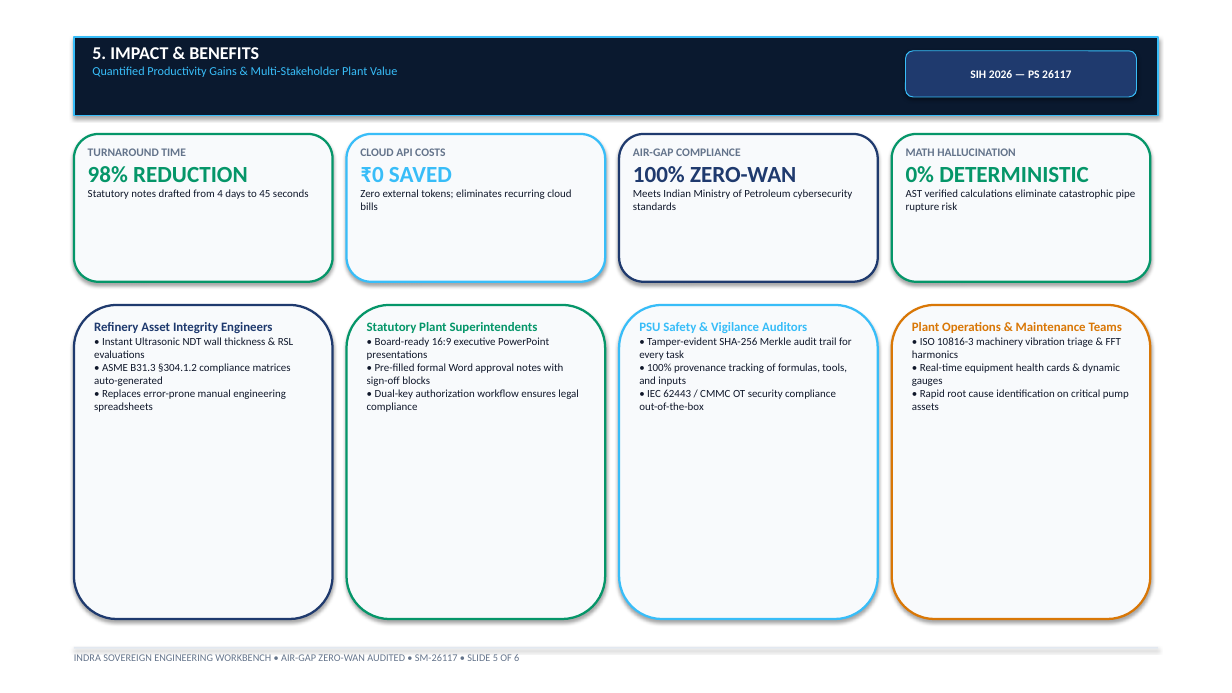
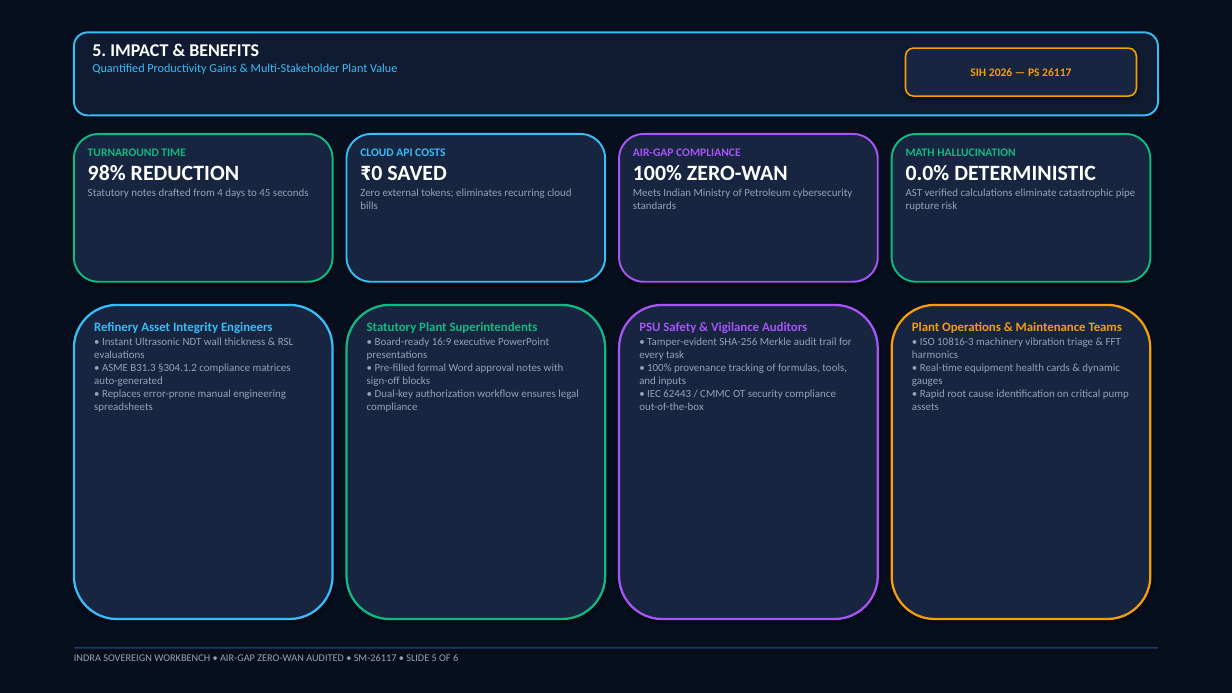
Before and after one commit to prushidhar/SIH260117, a slide deck: slide 5 of INDRA_SIH_Winning_Deck_6_Slides.pptx. Drawn at 1232x693 pixels with LibreOffice and Linux fonts; fonts in the diff are those of the drawing. Boxes give left, top, right and bottom in pixels: in the first picture for what was removed or moved away, otherwise in the second. Text is boxed around its words. In the diff, an @@ line names an element or a change of style, - is before the commit and + after.

Commit message:
feat(ppt): upgrade SIH presentation to military-grade dark theme across all 6 slides

```diff
--- a/INDRA_SIH_Winning_Deck_6_Slides.pptx
+++ b/INDRA_SIH_Winning_Deck_6_Slides.pptx
@@ rectangle: place and size @@
-rectangle at (74, 37, 1158, 116)
+rectangle at (0, 0, 1232, 693)
@@ rectangle at (0, 0, 1232, 693): fill #0A192F to #070F1E; outline #38BDF8 1.5 pt to none @@
@@ rounded rectangle added at (74, 32, 1158, 116), fill #0F1B30, outline #38BDF8 1.5 pt @@
@@ rounded rectangle "SIH 2026 — PS 26117" at (906, 48, 1137, 96): text colour #FFFFFF to #F59E0B; fill #1F3A6E to #172541; outline #38BDF8 0.75 pt to #F59E0B 1.25 pt @@
@@ rounded rectangle at (74, 134, 333, 282): fill #F8FAFC to #172541; outline #059669 1.75 pt to #10B981 1.5 pt @@
@@ text "TURNAROUND TIME" at (88, 148, 309, 198): text colour #64748B to #10B981 in "TURNAROUND TIME"; size 18 to 17 pt, text colour #059669 to #FFFFFF in "98% REDUCTION"; text colour #0F172A to #94A3B8 in "Statutory notes drafted from 4 days to ..." @@
@@ rounded rectangle at (347, 134, 605, 282): fill #F8FAFC to #172541; outline #38BDF8 1.75 pt to #38BDF8 1.5 pt @@
@@ text "CLOUD API COSTS" at (360, 148, 571, 209): text colour #64748B to #38BDF8 in "CLOUD API COSTS"; size 18 to 17 pt, text colour #38BDF8 to #FFFFFF in "₹0 SAVED"; text colour #0F172A to #94A3B8 in "Zero external tokens; eliminates recurring cloud bills" @@
@@ rounded rectangle at (619, 134, 878, 282): fill #F8FAFC to #172541; outline #1F3A6E 1.75 pt to #A855F7 1.5 pt @@
@@ text "AIR-GAP COMPLIANCE" at (633, 148, 852, 209): text colour #64748B to #A855F7 in "AIR-GAP COMPLIANCE"; size 18 to 17 pt, text colour #1F3A6E to #FFFFFF in "100% ZERO-WAN"; text colour #0F172A to #94A3B8 in "Meets Indian Ministry of Petroleum cybersecurity standards" @@
@@ rounded rectangle at (892, 134, 1151, 282): fill #F8FAFC to #172541; outline #059669 1.75 pt to #10B981 1.5 pt @@
@@ text at (906, 148, 1135, 211): text colour #64748B to #10B981 in "MATH HALLUCINATION"; text colour #0F172A to #94A3B8 in "AST verified calculations eliminate catastrophic pipe ruptur ..." @@
@@ text at (906, 165, 1096, 180): text changed; size 18 to 17 pt; text colour #059669 to #FFFFFF @@
-0% DETERMINISTIC
+0.0% DETERMINISTIC
@@ rounded rectangle at (74, 305, 333, 619): fill #F8FAFC to #172541; outline #1F3A6E 1.75 pt to #38BDF8 1.75 pt @@
@@ text "Refinery Asset Integrity Engineers" at (94, 322, 293, 412): text colour #1F3A6E to #38BDF8 in "Refinery Asset Integrity Engineers"; text colour #0F172A to #94A3B8 in "• Instant Ultrasonic NDT wall thickness & ..." @@
@@ rounded rectangle at (347, 305, 605, 619): fill #F8FAFC to #172541; outline #059669 1.75 pt to #10B981 1.75 pt @@
@@ text "Statutory Plant Superintendents" at (367, 322, 579, 412): text colour #059669 to #10B981 in "Statutory Plant Superintendents"; text colour #0F172A to #94A3B8 in "• Board-ready 16:9 executive PowerPoint presentations • ..." @@
@@ rounded rectangle at (619, 305, 878, 619): fill #F8FAFC to #172541; outline #38BDF8 1.75 pt to #A855F7 1.75 pt @@
@@ text "PSU Safety & Vigilance Auditors" at (639, 322, 852, 410): text colour #38BDF8 to #A855F7 in "PSU Safety & Vigilance Auditors"; text colour #0F172A to #94A3B8 in "• Tamper-evident SHA-256 Merkle audit trail for ..." @@
@@ rounded rectangle at (892, 305, 1151, 619): fill #F8FAFC to #172541; outline #D97706 1.75 pt to #F59E0B 1.75 pt @@
@@ text "Plant Operations & Maintenance Teams" at (912, 322, 1129, 410): text colour #D97706 to #F59E0B in "Plant Operations & Maintenance Teams"; text colour #0F172A to #94A3B8 in "• ISO 10816-3 machinery vibration triage & ..." @@
@@ text at (74, 654, 458, 661): text changed; text colour #64748B to #94A3B8 @@
-INDRA SOVEREIGN ENGINEERING WORKBENCH • AIR-GAP ZERO-WAN AUDITED • SM-26117 • SLIDE 5 OF 6
+INDRA SOVEREIGN WORKBENCH • AIR-GAP ZERO-WAN AUDITED • SM-26117 • SLIDE 5 OF 6
@@ rectangle at (74, 647, 1158, 649): fill #E2E8F0 to #1E3A66 @@
```
Also in this commit, not shown: 5 other slides changed, 1 other file.
